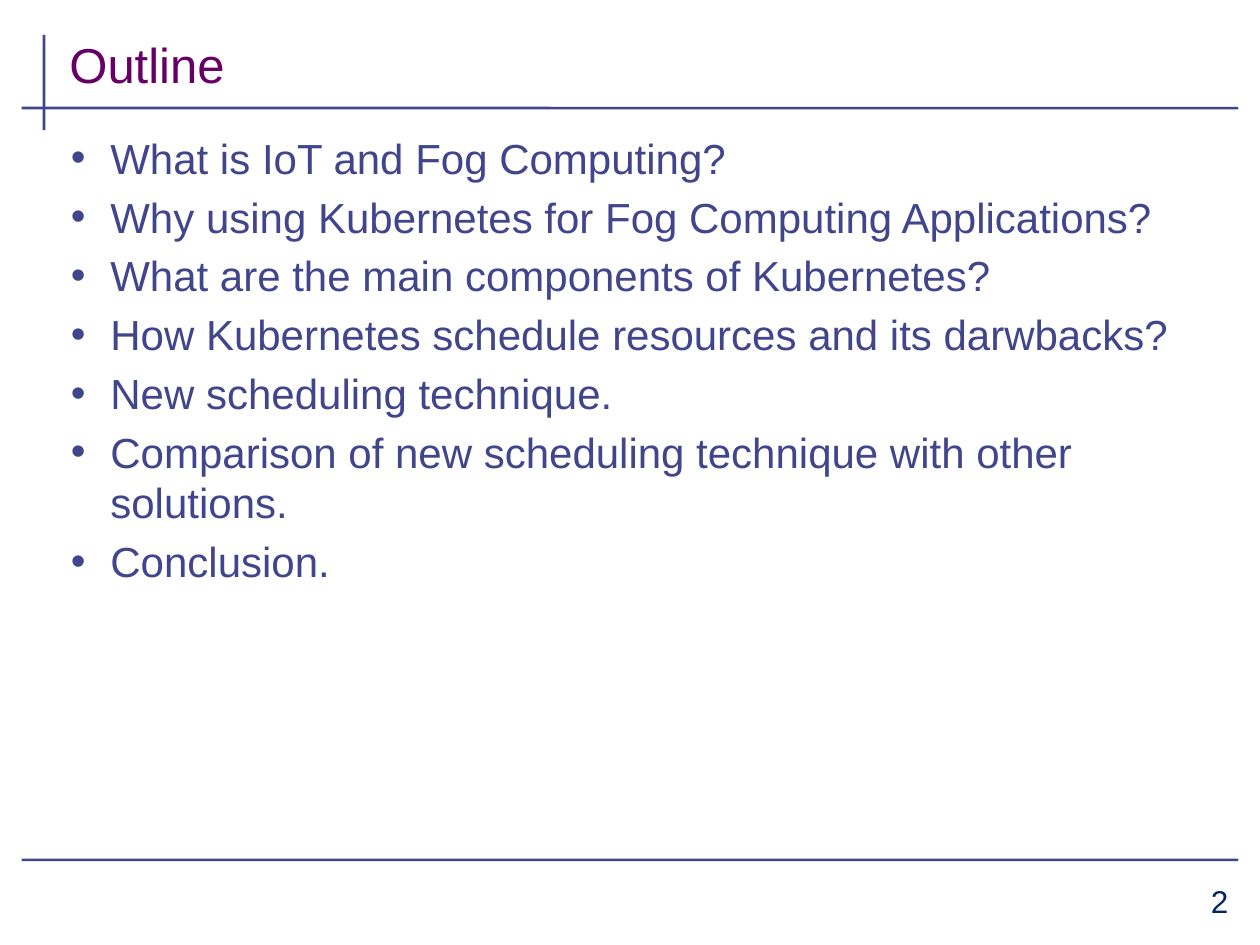
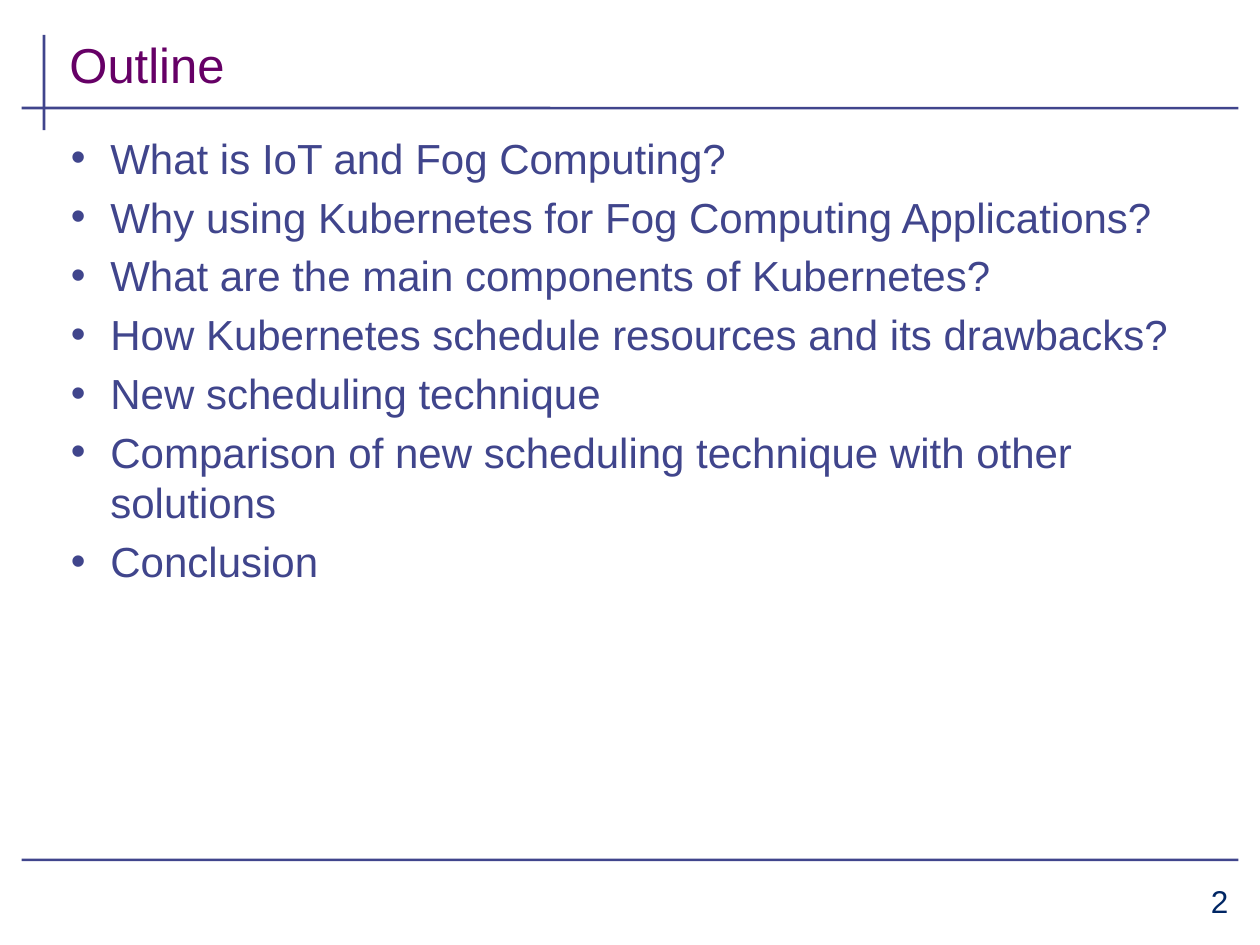
Before and after one commit to aahad91/Seminar-MLCN, a slide deck: slide 2 of Final_submission/presentation_draft.pptx. Drawn at 1260x945 pixels with LibreOffice and Linux fonts; fonts in the diff are those of the drawing; background and template pictures are left out. Boxes give left, top, right and bottom in pixels: in the first picture for what was removed or moved away, otherwise in the second. Text is boxed around its words. In the diff, an @@ line names an element or a change of style, - is before the commit and + after.

```diff
--- a/Final_submission/presentation_draft.pptx
+++ b/Final_submission/presentation_draft.pptx
@@ text at (x1=110, y1=319, x2=1168, y2=578): text changed @@
-• How Kubernetes schedule resources and its darwbacks?
-• New scheduling technique.
-• Comparison of new scheduling technique with other solutions.
-• Conclusion.
+• How Kubernetes schedule resources and its drawbacks?
+• New scheduling technique
+• Comparison of new scheduling technique with other solutions
+• Conclusion
```
Also in this commit, not shown: 7 other slides changed, 7 slides added, 1 slide removed.
